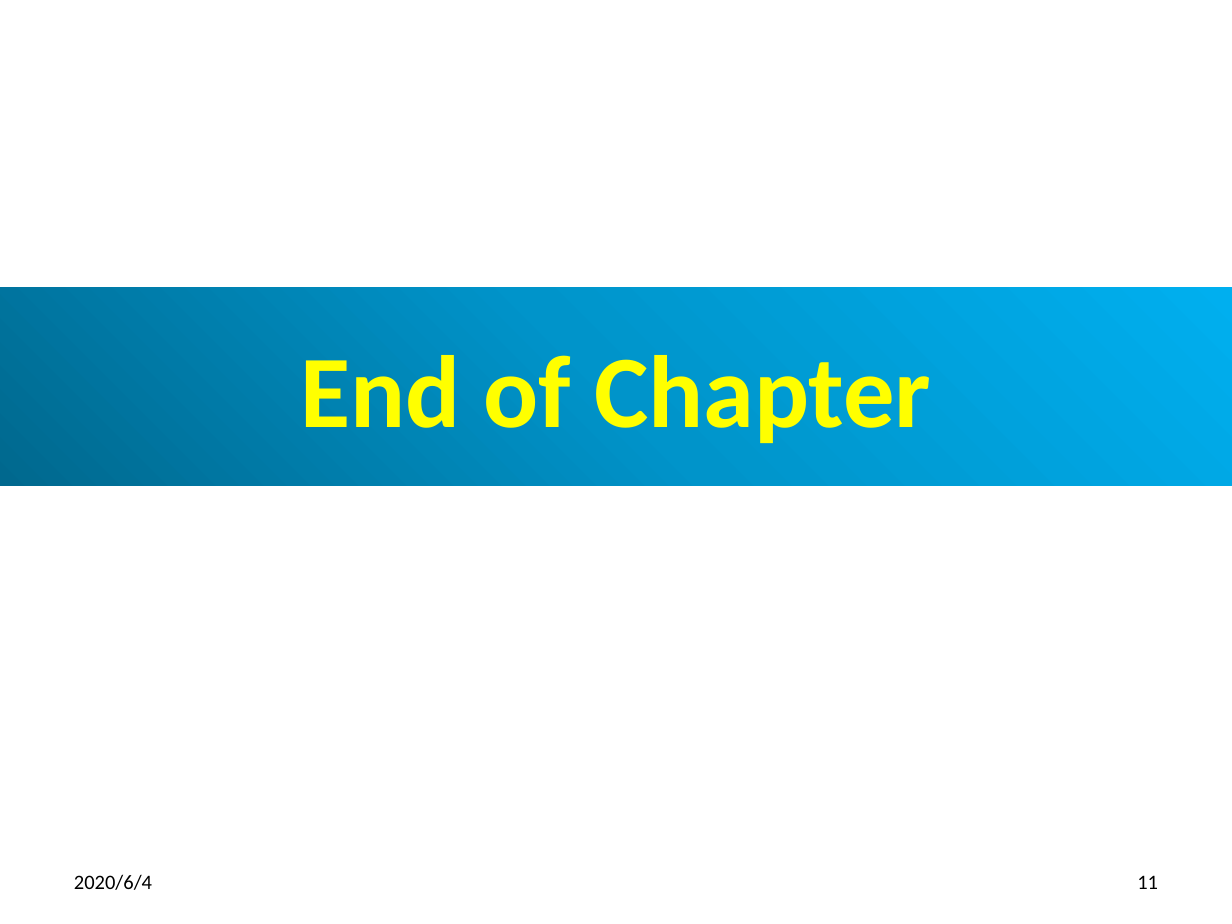
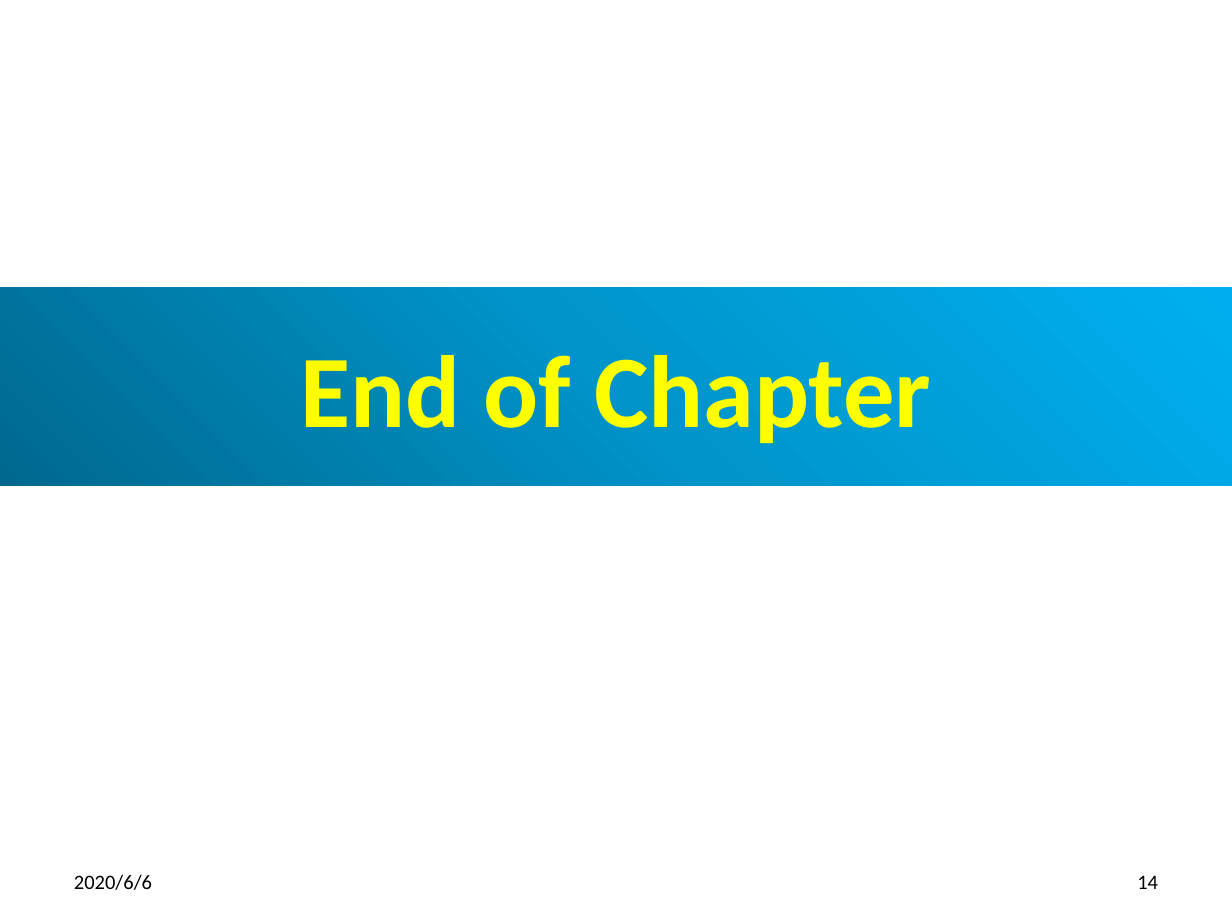
Before and after one commit to peterhchen/850_DeepLearningFundamental, a slide deck: slide 14 of 07_Learning.pptx (slide 11 before the commit). Drawn at 1232x924 pixels with LibreOffice and Linux fonts; fonts in the diff are those of the drawing. Boxes give left, top, right and bottom in pixels: in the first picture for what was removed or moved away, otherwise in the second. Text is boxed around its words. In the diff, an @@ line names an element or a change of style, - is before the commit and + after.

```diff
--- a/07_Learning.pptx
+++ b/07_Learning.pptx
@@ text at bbox=[74, 874, 152, 890]: text changed @@
-2020/6/4
+2020/6/6
@@ page number at bbox=[1137, 875, 1158, 889]: text changed @@
-11
+14
```
Also in this commit, not shown: 10 other slides changed, 3 slides added, 1 other file.
